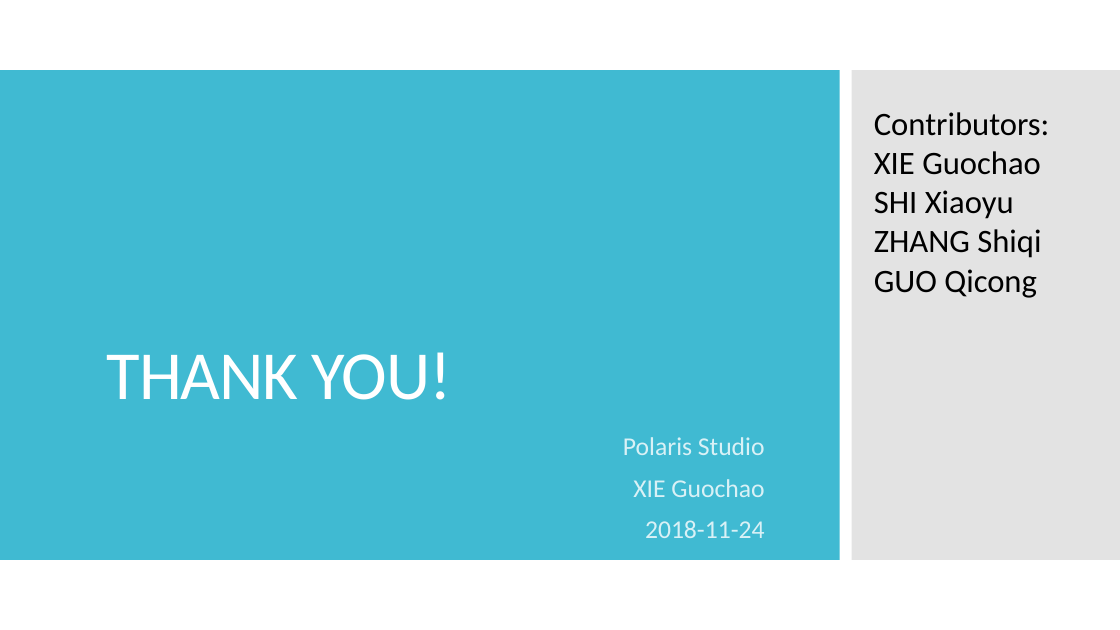
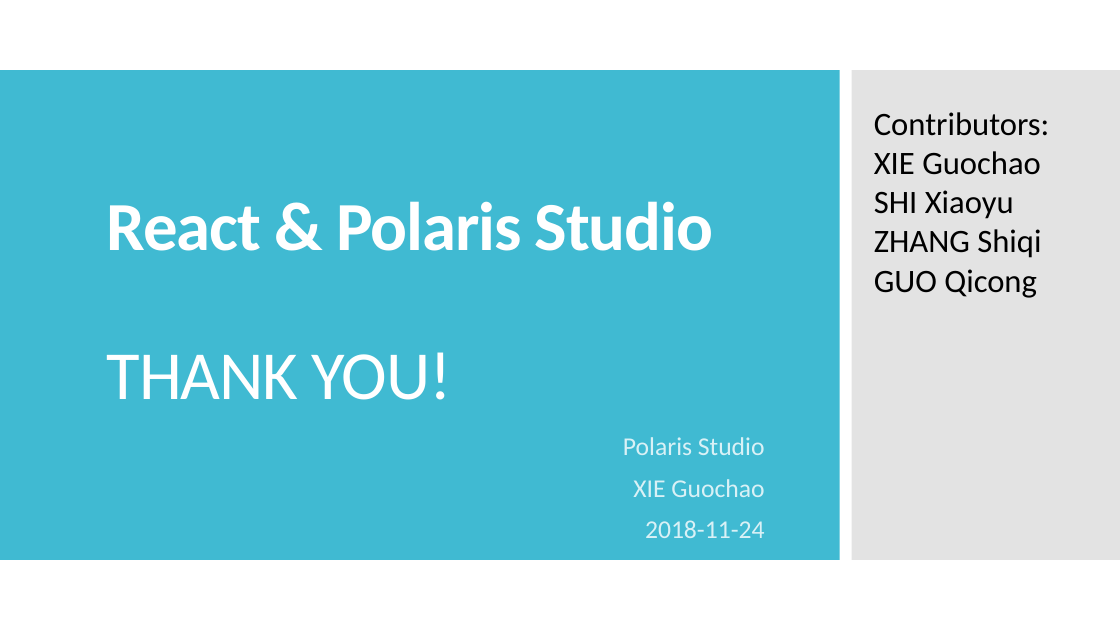
Before and after one commit to PolarisStudio/LGUReact, a slide deck: slide 17 of L6/L6.pptx. Drawn at 1120x630 pixels with LibreOffice and Linux fonts; fonts in the diff are those of the drawing. Boxes give left, top, right and bottom in pixels: in the first picture for what was removed or moved away, otherwise in the second. Text is boxed around its words. In the diff, an @@ line names an element or a change of style, - is before the commit and + after.

Commit message:
L6

```diff
--- a/L6/L6.pptx
+++ b/L6/L6.pptx
@@ title at <box>107,201,713,400</box>: text changed; bold on @@
-THANK YOU!
+React & Polaris Studio
+THANK YOU!
```
